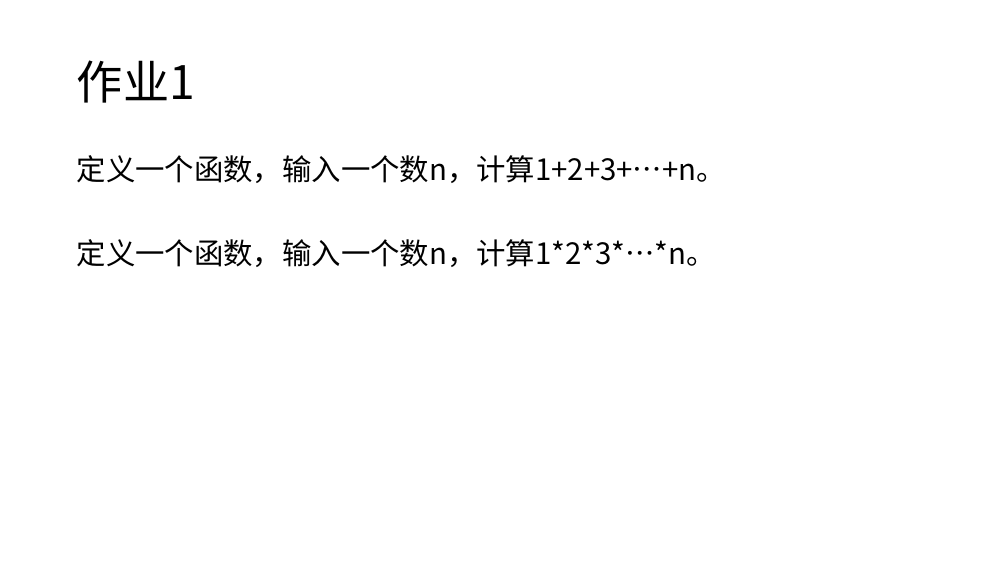
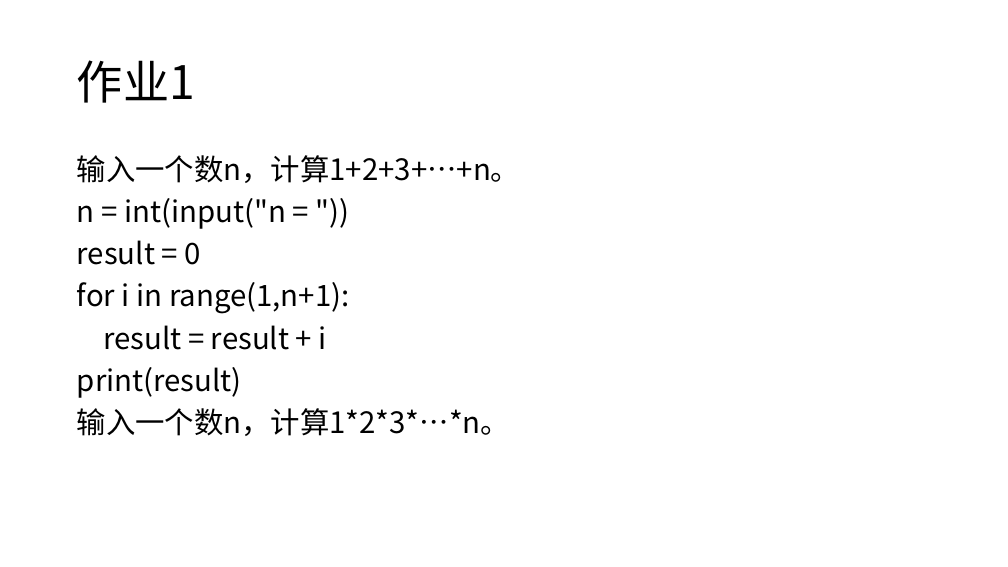
Before and after one commit to zhangch-zc/python_lesson, a slide deck: slide 2 of lesson7_复习课1.pptx. Drawn at 1008x567 pixels with LibreOffice and Linux fonts; fonts in the diff are those of the drawing. Boxes give left, top, right and bottom in pixels: in the first picture for what was removed or moved away, otherwise in the second. Text is boxed around its words. In the diff, an @@ line names an element or a change of style, - is before the commit and + after.

```diff
--- a/lesson7_复习课1.pptx
+++ b/lesson7_复习课1.pptx
@@ text at (77, 155, 521, 436): text changed @@
-定义一个函数，输入一个数n，计算1+2+3+…+n。
-定义一个函数，输入一个数n，计算1*2*3*…*n。
+输入一个数n，计算1+2+3+…+n。
+n = int(input("n = "))
+result = 0
+for i in range(1,n+1):
+result = result + i
+print(result)
+输入一个数n，计算1*2*3*…*n。
```
Also in this commit, not shown: 1 other slide changed, 3 other files.
